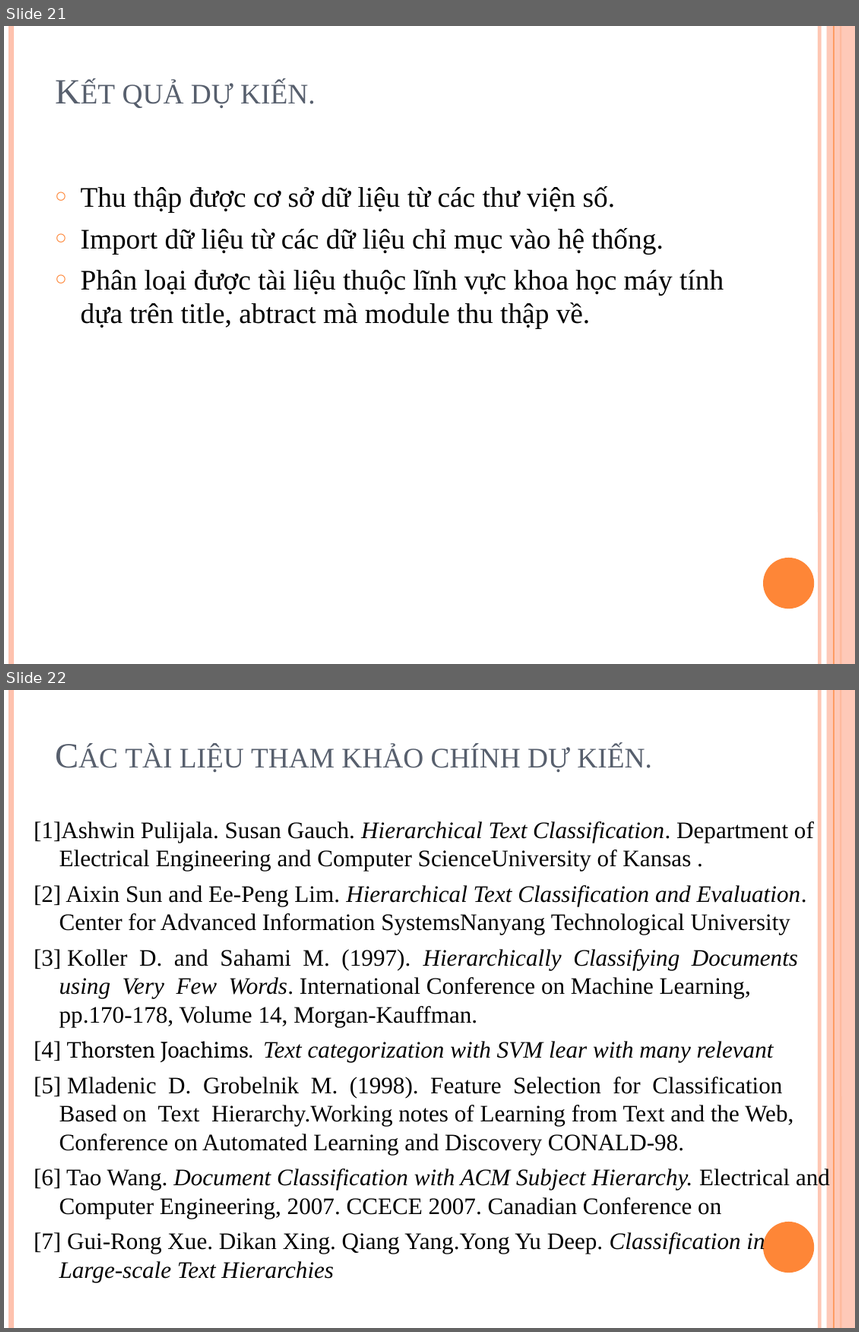
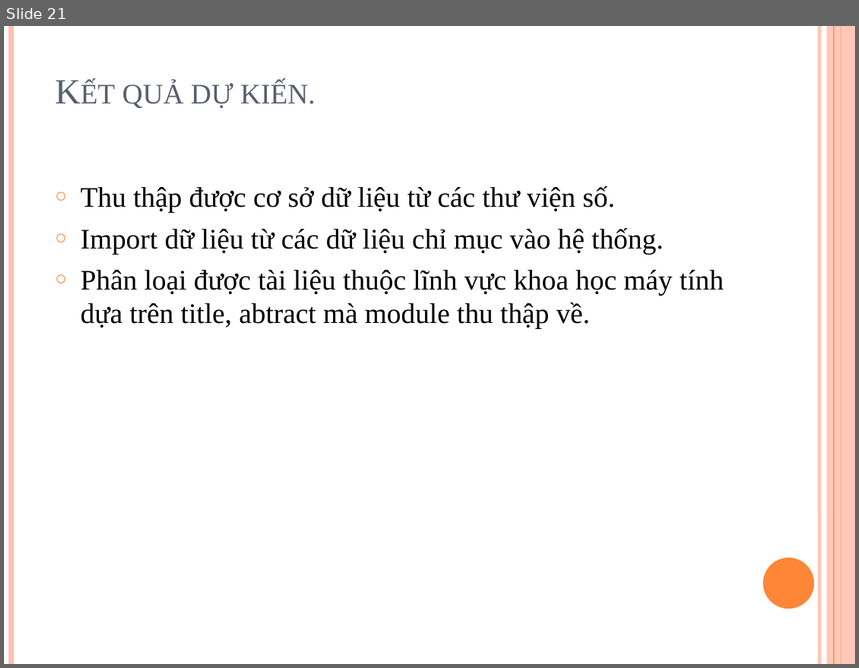
Before and after one commit to tiendv/detaitotnghiep, a slide deck: Report/Baocao 3-12.pptx. Shown one above the other, each under a label of ours: slides 21 and 22 before the commit, slide 21 after it. The pictures are 859x1332 and 859x668 pixels, drawn with LibreOffice and Linux fonts; fonts in the diff are those of the drawing. Boxes give left, top, right and bottom in pixels: in the first picture for what was removed or moved away, otherwise in the second. Text is boxed around its words. In the diff, an @@ line names an element or a change of style, - is before the commit and + after.

```diff
--- a/Report/Baocao 3-12.pptx
+++ b/Report/Baocao 3-12.pptx
@@ slide 22 removed at <box>4,690,855,1328</box>, background #FFFFFF; not listed: 6 template elements that a slide beside it also shows @@
@@ title removed at <box>125,745,652,772</box> @@
-Các tài liệu tham khảo chính dự kiến.
@@ text removed at <box>34,821,830,1254</box> @@
-[1]Ashwin Pulijala. Susan Gauch. Hierarchical Text Classification. Department of Electrical Engineering and Computer ScienceUniversity of Kansas .
-[2] Aixin Sun and Ee-Peng Lim. Hierarchical Text Classification and Evaluation. Center for Advanced Information SystemsNanyang Technological University
-[3] Koller D. and Sahami M. (1997). Hierarchically Classifying Documents using Very Few Words. International Conference on Machine Learning, pp.170-178, Volume 14, Morgan-Kauffman.
-[4] Thorsten Joachims. Text categorization with SVM lear with many relevant
-[5] Mladenic D. Grobelnik M. (1998). Feature Selection for Classification Based on Text Hierarchy.Working notes of Learning from Text and the Web, Conference on Automated Learning and Discovery CONALD-98.
-[6] Tao Wang. Document Classification with ACM Subject Hierarchy. Electrical and Computer Engineering, 2007. CCECE 2007. Canadian Conference on
-[7] Gui-Rong Xue. Dikan Xing. Qiang Yang.Yong Yu Deep. Classification in Large-scale Text Hierarchies
```
Also in this commit, not shown: 1 slide changed.
